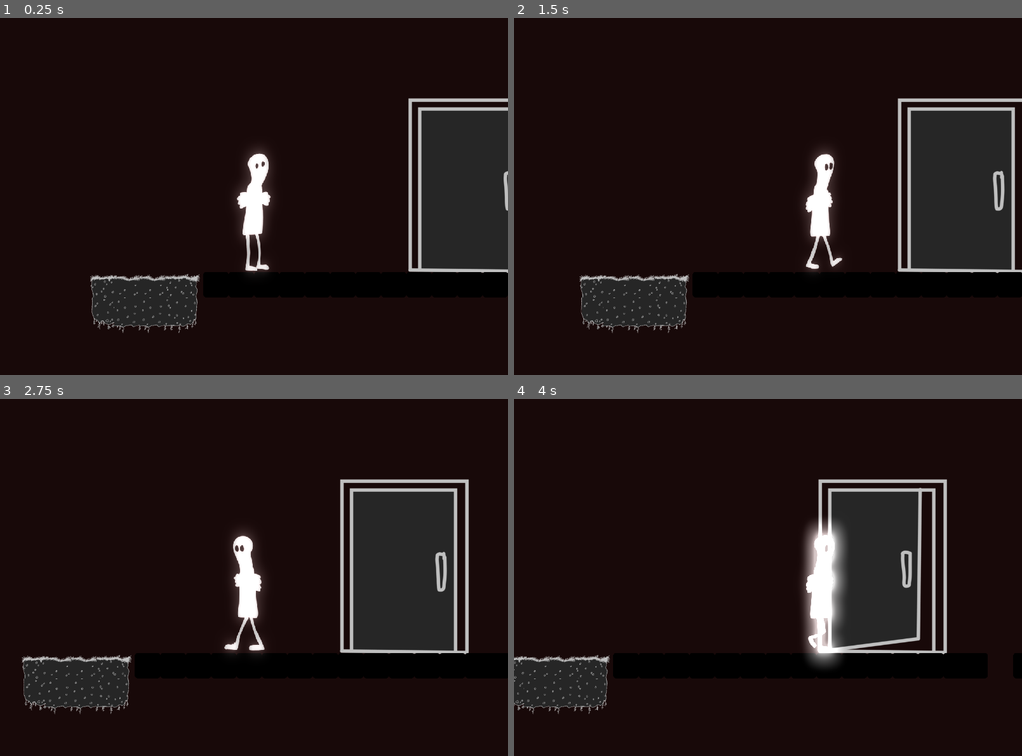
Above: before the commit, frames 1-4 (two rows, left to right).
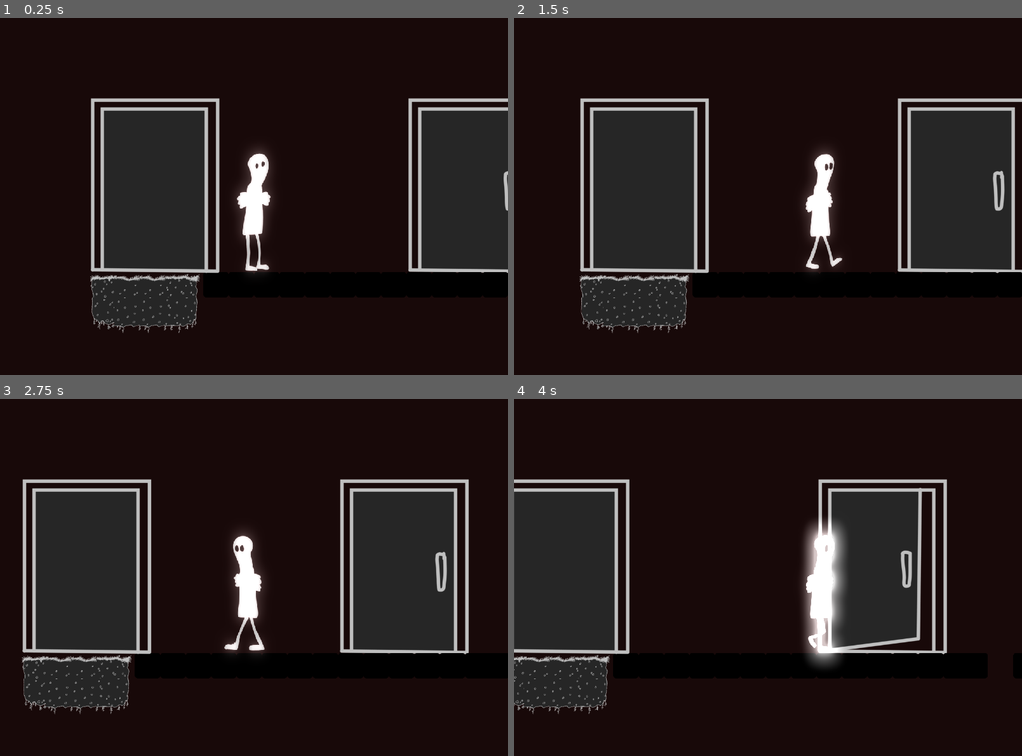
Above: after the commit, the same moments.

Repository: Hexadoon/phobia
Game: Godot game, scene res://character/World.tscn
Two runs of this game, one before a commit and one after it. Both use one fixed random seed, a clock stepped at 60 frames per second and the inputs below. This scene is started directly instead of the project's main scene. The engine's default icon, where the game draws it, is replaced by a stand-in: a white triangle on a blue panel in a dark square.
Inputs:
- Up to frame 1 (0.25 s): no input
- Up to frame 2 (1.5 s): tap Enter (ui_accept) at 0.5, 0.6, 0.77, 1.07, 1.35 s; hold Right (ui_right) from 0.53 s (still down)
- Up to frame 3 (2.75 s): tap Enter (ui_accept) at 1.52, 1.82, 2.1 s; release Right (ui_right) at 2.03 s; hold Left (ui_left) from 2.03 s (still down)
- Up to frame 4 (4 s): release Left (ui_left) at 2.78 s; hold Right (ui_right) from 2.78 s (still down); tap Enter (ui_accept) at 2.85, 3.02, 3.32, 3.6, 3.77 s

The runs differ from the first frame. In frame 1, 11% of the frame differs, in the area x 17-44%, y 22-72%; in frame 2, 11%; in frame 3, 11%, in the area x 4-30%, y 22-72%; in frame 4, 10%.

Commit message:
Added horizontal sliding door

Diff:
--- a/character/KinematicBody2D.gd
+++ b/character/KinematicBody2D.gd
@@ -8,11 +8,17 @@
 var motion = Vector2()
 var idle_animation = "Idle" # Controls which idle animation is played.
 var flag = true # Will allow for pick up animation to play in full.
+
 var door
+var door_horizontal_sliding
+var door_vertical_sliding
+
 var count = 0
 
 func _ready():
 	door = get_parent().get_node("Door")
+	door_horizontal_sliding = get_parent().get_node("Door_Horizontal_Sliding")
+	#door_vertical_sliding = get_parent().get_node("Door_Vertical_Sliding")
 
 func _physics_process(delta):
 	"""
@@ -132,3 +138,15 @@
 	print("player exit from door")
 	door.cango = false
 	pass
+
+
+func _on_Door_Horizontal_Sliding_area_entered(area):
+	print("player collide with door")
+	door_horizontal_sliding.in_range = true
+	pass
+
+
+func _on_Door_Horizontal_Sliding_area_exited(area):
+	print("player exit from door")
+	door_horizontal_sliding.in_range = false
+	pass
--- a/character/Player.tscn
+++ b/character/Player.tscn
@@ -65,31 +65,6 @@
 
 [sub_resource type="SpriteFrames" id=2]
 animations = [ {
-"frames": [ ExtResource( 30 ) ],
-"loop": true,
-"name": "Crouch_Transition",
-"speed": 5.0
-}, {
-"frames": [ ExtResource( 5 ), ExtResource( 52 ), ExtResource( 33 ) ],
-"loop": true,
-"name": "Idle",
-"speed": 5.0
-}, {
-"frames": [ ExtResource( 50 ), ExtResource( 57 ), ExtResource( 43 ), ExtResource( 54 ), ExtResource( 44 ), ExtResource( 12 ), ExtResource( 51 ), ExtResource( 53 ) ],
-"loop": true,
-"name": "Crouch_Walk",
-"speed": 10.0
-}, {
-"frames": [ ExtResource( 59 ), ExtResource( 7 ), ExtResource( 25 ) ],
-"loop": true,
-"name": "Idle_Blinking",
-"speed": 10.0
-}, {
-"frames": [ ExtResource( 19 ), ExtResource( 14 ), ExtResource( 13 ), ExtResource( 16 ) ],
-"loop": true,
-"name": "Climb",
-"speed": 7.0
-}, {
 "frames": [ ExtResource( 18 ), ExtResource( 17 ), ExtResource( 20 ) ],
 "loop": true,
 "name": "Climb_Transition",
@@ -99,6 +74,31 @@
 "loop": true,
 "name": "Walk",
 "speed": 10.0
+}, {
+"frames": [ ExtResource( 30 ) ],
+"loop": true,
+"name": "Crouch_Transition",
+"speed": 5.0
+}, {
+"frames": [ ExtResource( 50 ), ExtResource( 57 ), ExtResource( 43 ), ExtResource( 54 ), ExtResource( 44 ), ExtResource( 12 ), ExtResource( 51 ), ExtResource( 53 ) ],
+"loop": true,
+"name": "Crouch_Walk",
+"speed": 10.0
+}, {
+"frames": [ ExtResource( 19 ), ExtResource( 14 ), ExtResource( 13 ), ExtResource( 16 ) ],
+"loop": true,
+"name": "Climb",
+"speed": 7.0
+}, {
+"frames": [ ExtResource( 59 ), ExtResource( 7 ), ExtResource( 25 ) ],
+"loop": true,
+"name": "Idle_Blinking",
+"speed": 10.0
+}, {
+"frames": [ ExtResource( 38 ), ExtResource( 37 ), ExtResource( 55 ), ExtResource( 11 ), ExtResource( 38 ) ],
+"loop": true,
+"name": "Pick_Up",
+"speed": 7.0
 }, {
 "frames": [ ExtResource( 39 ), ExtResource( 28 ), ExtResource( 27 ), ExtResource( 56 ), ExtResource( 15 ), ExtResource( 35 ), ExtResource( 34 ), ExtResource( 29 ) ],
 "loop": true,
@@ -120,10 +120,10 @@
 "name": "Idle_Looking_Around",
 "speed": 10.0
 }, {
-"frames": [ ExtResource( 38 ), ExtResource( 37 ), ExtResource( 55 ), ExtResource( 11 ), ExtResource( 38 ) ],
+"frames": [ ExtResource( 5 ), ExtResource( 52 ), ExtResource( 33 ) ],
 "loop": true,
-"name": "Pick_Up",
-"speed": 7.0
+"name": "Idle",
+"speed": 5.0
 } ]
 
 [sub_resource type="RectangleShape2D" id=3]
--- a/character/World.tscn
+++ b/character/World.tscn
@@ -1,9 +1,10 @@
-[gd_scene load_steps=7 format=2]
+[gd_scene load_steps=8 format=2]
 
 [ext_resource path="res://character/Player.tscn" type="PackedScene" id=1]
 [ext_resource path="res://icon.png" type="Texture" id=2]
 [ext_resource path="res://pause_screen/Pause Screen.tscn" type="PackedScene" id=3]
 [ext_resource path="res://tilesets/TileMap.tscn" type="PackedScene" id=4]
+[ext_resource path="res://objects/Door_Horizontal_Sliding/Door_Horizontal_Sliding.tscn" type="PackedScene" id=5]
 [ext_resource path="res://objects/Door/Door.tscn" type="PackedScene" id=62]
 
 [sub_resource type="RectangleShape2D" id=1]
@@ -325,5 +326,10 @@
 [node name="TileMap" parent="." instance=ExtResource( 4 )]
 tile_data = PoolIntArray( 655359, 2, 0, 589824, 2, 1, 589825, 2, 1, 589826, 2, 2, 720895, 2, 131072, 655360, 2, 131073, 655361, 2, 131073, 655362, 2, 131074 )
 script = null
+
+[node name="Door_Horizontal_Sliding" parent="." instance=ExtResource( 5 )]
+position = Vector2( 96, 320 )
 [connection signal="area_entered" from="Door" to="Player" method="_on_Door_area_entered"]
 [connection signal="area_exited" from="Door" to="Player" method="_on_Door_area_exited"]
+[connection signal="area_entered" from="Door_Horizontal_Sliding" to="Player" method="_on_Door_Horizontal_Sliding_area_entered"]
+[connection signal="area_exited" from="Door_Horizontal_Sliding" to="Player" method="_on_Door_Horizontal_Sliding_area_exited"]
--- a/objects/Door/Door.tscn
+++ b/objects/Door/Door.tscn
@@ -1,15 +1,14 @@
 [gd_scene load_steps=12 format=2]
 
-[ext_resource path="res://objects/images/doors/phobia_door1_14.png" type="Texture" id=1]
-[ext_resource path="res://objects/images/doors/phobia_door1_11.png" type="Texture" id=2]
-[ext_resource path="res://objects/images/doors/phobia_door1_1.png" type="Texture" id=3]
-[ext_resource path="res://objects/images/doors/phobia_door1_12.png" type="Texture" id=4]
-[ext_resource path="res://objects/images/doors/phobia_door1_15.png" type="Texture" id=5]
-[ext_resource path="res://objects/images/doors/phobia_door1_13.png" type="Texture" id=6]
-[ext_resource path="res://objects/images/doors/phobia_door1_9.png" type="Texture" id=7]
-[ext_resource path="res://objects/images/doors/phobia_door1_10.png" type="Texture" id=8]
+[ext_resource path="res://objects/Door/images/phobia_door1_14.png" type="Texture" id=1]
+[ext_resource path="res://objects/Door/images/phobia_door1_11.png" type="Texture" id=2]
+[ext_resource path="res://objects/Door/images/phobia_door1_1.png" type="Texture" id=3]
+[ext_resource path="res://objects/Door/images/phobia_door1_12.png" type="Texture" id=4]
+[ext_resource path="res://objects/Door/images/phobia_door1_15.png" type="Texture" id=5]
+[ext_resource path="res://objects/Door/images/phobia_door1_13.png" type="Texture" id=6]
+[ext_resource path="res://objects/Door/images/phobia_door1_9.png" type="Texture" id=7]
+[ext_resource path="res://objects/Door/images/phobia_door1_10.png" type="Texture" id=8]
 [ext_resource path="res://objects/Door/Door.gd" type="Script" id=9]
-
 
 [sub_resource type="SpriteFrames" id=1]
 animations = [ {
@@ -37,6 +36,7 @@
 [node name="AnimatedSprite" type="AnimatedSprite" parent="."]
 frames = SubResource( 1 )
 animation = "door_open"
+frame = 3
 
 [node name="CollisionShape2D" type="CollisionShape2D" parent="."]
 shape = SubResource( 2 )
--- /dev/null
+++ b/objects/Door_Horizontal_Sliding/Door_Horizontal_Sliding.gd
@@ -0,0 +1,44 @@
+extends Area2D
+
+var open = false
+var in_motion = false
+var in_range = false
+
+export(String, FILE, "*.tscn") var world_scene
+
+func _physics_process(delta):
+	"""
+	Controls state of door.
+	"""
+	if in_motion == false:
+		if Input.is_action_just_pressed("ui_accept") and open == false and \
+		in_range == true:
+			open = true
+			in_motion = true
+			$AnimatedSprite.play("door_open")
+
+		elif Input.is_action_just_pressed("ui_accept") and open == true and \
+		in_range == true:
+			open = false
+			in_motion = true
+			$AnimatedSprite.play("door_close")
+
+		elif open == true:
+			$AnimatedSprite.play("door_open_idle")
+
+		else:
+			$AnimatedSprite.play("door_close_idle")
+
+
+func _on_AnimatedSprite_animation_finished():
+	"""
+	Handles completion of door open / close animations.
+	"""
+	if open == true:
+		print("Door finished opening")
+		$AnimatedSprite.play("door_open_idle")
+		in_motion = false
+	else:
+		print("Door finished closing")
+		$AnimatedSprite.play("door_close_idle")
+		in_motion = false
--- /dev/null
+++ b/objects/Door_Horizontal_Sliding/Door_Horizontal_Sliding.tscn
@@ -0,0 +1,54 @@
+[gd_scene load_steps=14 format=2]
+
+[ext_resource path="res://objects/Door_Horizontal_Sliding/images/phobia_door2_16.png" type="Texture" id=1]
+[ext_resource path="res://objects/Door_Horizontal_Sliding/images/phobia_door2_13.png" type="Texture" id=2]
+[ext_resource path="res://objects/Door_Horizontal_Sliding/images/phobia_door2_10.png" type="Texture" id=3]
+[ext_resource path="res://objects/Door_Horizontal_Sliding/images/phobia_door2_1.png" type="Texture" id=4]
+[ext_resource path="res://objects/Door_Horizontal_Sliding/images/phobia_door2_15.png" type="Texture" id=5]
+[ext_resource path="res://objects/Door_Horizontal_Sliding/images/phobia_door2_11.png" type="Texture" id=6]
+[ext_resource path="res://objects/Door_Horizontal_Sliding/images/phobia_door2_8.png" type="Texture" id=7]
+[ext_resource path="res://objects/Door_Horizontal_Sliding/Door_Horizontal_Sliding.gd" type="Script" id=8]
+[ext_resource path="res://objects/Door_Horizontal_Sliding/images/phobia_door2_12.png" type="Texture" id=9]
+[ext_resource path="res://objects/Door_Horizontal_Sliding/images/phobia_door2_14.png" type="Texture" id=10]
+[ext_resource path="res://objects/Door_Horizontal_Sliding/images/phobia_door2_9.png" type="Texture" id=11]
+
+[sub_resource type="SpriteFrames" id=1]
+animations = [ {
+"frames": [ ExtResource( 4 ) ],
+"loop": true,
+"name": "door_close_idle",
+"speed": 5.0
+}, {
+"frames": [ ExtResource( 1 ) ],
+"loop": true,
+"name": "door_open_idle",
+"speed": 5.0
+}, {
+"frames": [ ExtResource( 7 ), ExtResource( 11 ), ExtResource( 3 ), ExtResource( 6 ), ExtResource( 9 ), ExtResource( 2 ), ExtResource( 10 ), ExtResource( 5 ) ],
+"loop": true,
+"name": "door_open",
+"speed": 10.0
+}, {
+"frames": [ ExtResource( 1 ), ExtResource( 5 ), ExtResource( 10 ), ExtResource( 2 ), ExtResource( 9 ), ExtResource( 6 ), ExtResource( 3 ), ExtResource( 11 ), ExtResource( 7 ) ],
+"loop": true,
+"name": "door_close",
+"speed": 10.0
+} ]
+
+[sub_resource type="RectangleShape2D" id=2]
+extents = Vector2( 166, 224 )
+
+[node name="Door_Horizontal_Sliding" type="Area2D"]
+script = ExtResource( 8 )
+__meta__ = {
+"_edit_group_": true
+}
+
+[node name="AnimatedSprite" type="AnimatedSprite" parent="."]
+frames = SubResource( 1 )
+animation = "door_close_idle"
+
+[node name="CollisionShape2D" type="CollisionShape2D" parent="."]
+position = Vector2( 5, 35 )
+shape = SubResource( 2 )
+[connection signal="animation_finished" from="AnimatedSprite" to="." method="_on_AnimatedSprite_animation_finished"]
Renamed: objects/images/doors/phobia_door1_1.png -> objects/Door/images/phobia_door1_1.png
Not shown, changed: objects/Door/images/phobia_door1_1.png.import
Renamed: objects/images/doors/phobia_door1_10.png -> objects/Door/images/phobia_door1_10.png
Not shown, changed: objects/Door/images/phobia_door1_10.png.import
Renamed: objects/images/doors/phobia_door1_11.png -> objects/Door/images/phobia_door1_11.png
Not shown, changed: objects/Door/images/phobia_door1_11.png.import
Renamed: objects/images/doors/phobia_door1_12.png -> objects/Door/images/phobia_door1_12.png
Not shown, changed: objects/Door/images/phobia_door1_12.png.import
Renamed: objects/images/doors/phobia_door1_13.png -> objects/Door/images/phobia_door1_13.png
Not shown, changed: objects/Door/images/phobia_door1_13.png.import
Renamed: objects/images/doors/phobia_door1_14.png -> objects/Door/images/phobia_door1_14.png
Not shown, changed: objects/Door/images/phobia_door1_14.png.import
(and 25 more such lines)
